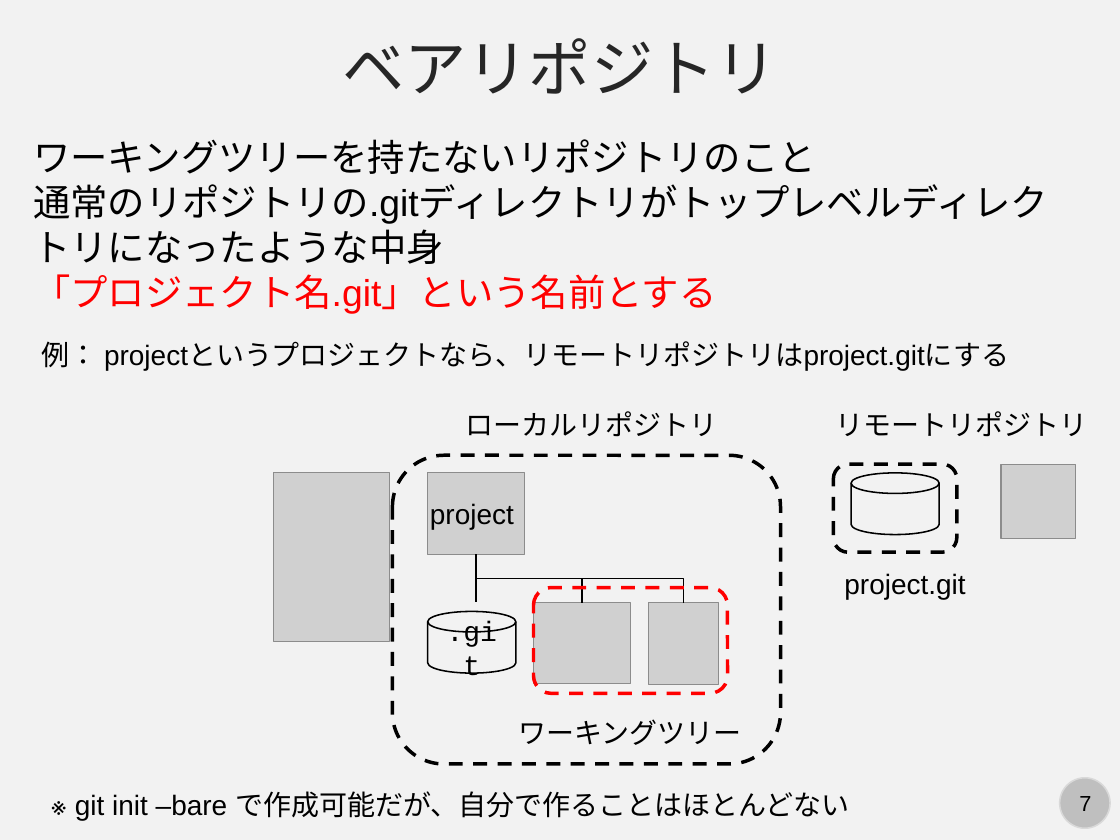
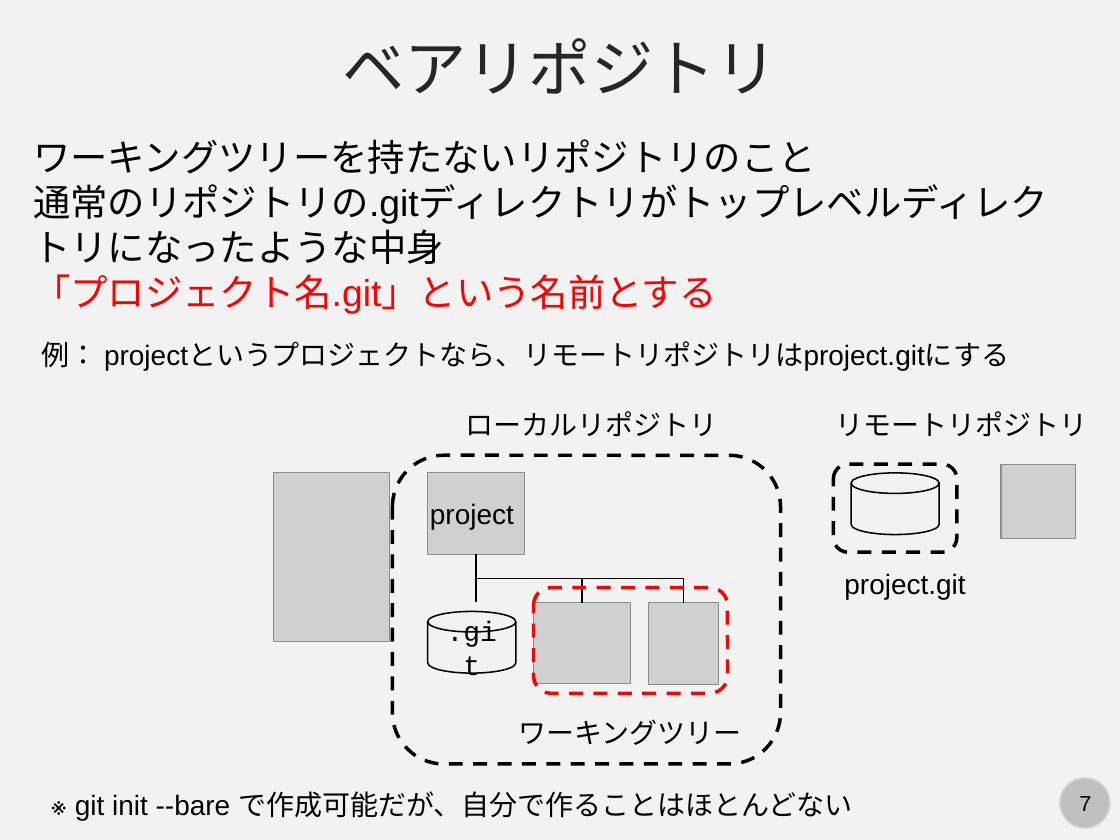
Before and after one commit to kaityo256/github, a slide deck: slide 7 of remote/fig/slide.pptx. Drawn at 1120x840 pixels with LibreOffice and Linux fonts; fonts in the diff are those of the drawing; grey boxes stand for pictures. Boxes give left, top, right and bottom in pixels: in the first picture for what was removed or moved away, otherwise in the second. Text is boxed around its words. In the diff, an @@ line names an element or a change of style, - is before the commit and + after.

Commit message:
updates slides

```diff
--- a/remote/fig/slide.pptx
+++ b/remote/fig/slide.pptx
@@ text at box(75, 791, 852, 820): text changed @@
-※ git init –bare で作成可能だが、自分で作ることはほとんどない
+※ git init --bare で作成可能だが、自分で作ることはほとんどない
```
Also in this commit, not shown: 2 other slides changed.
